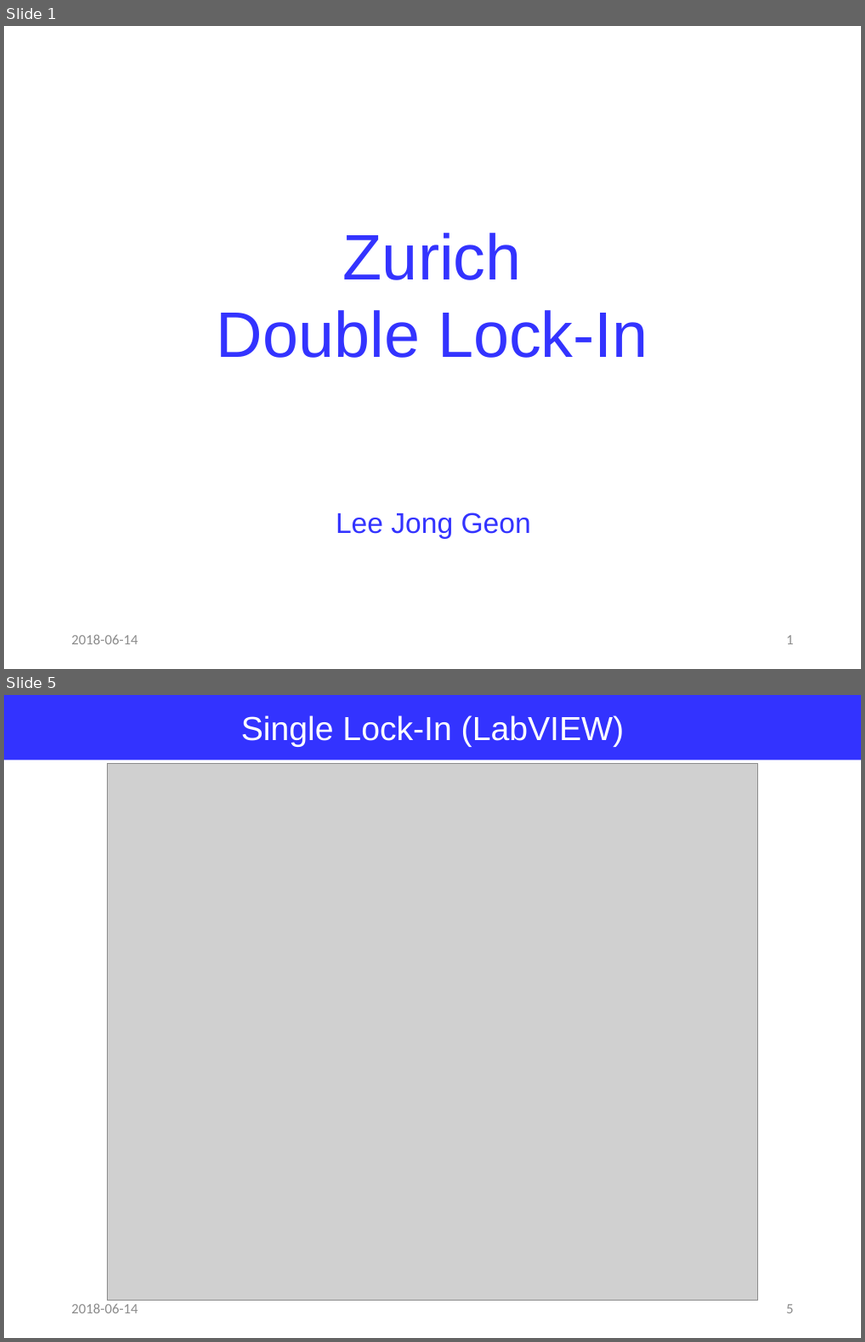
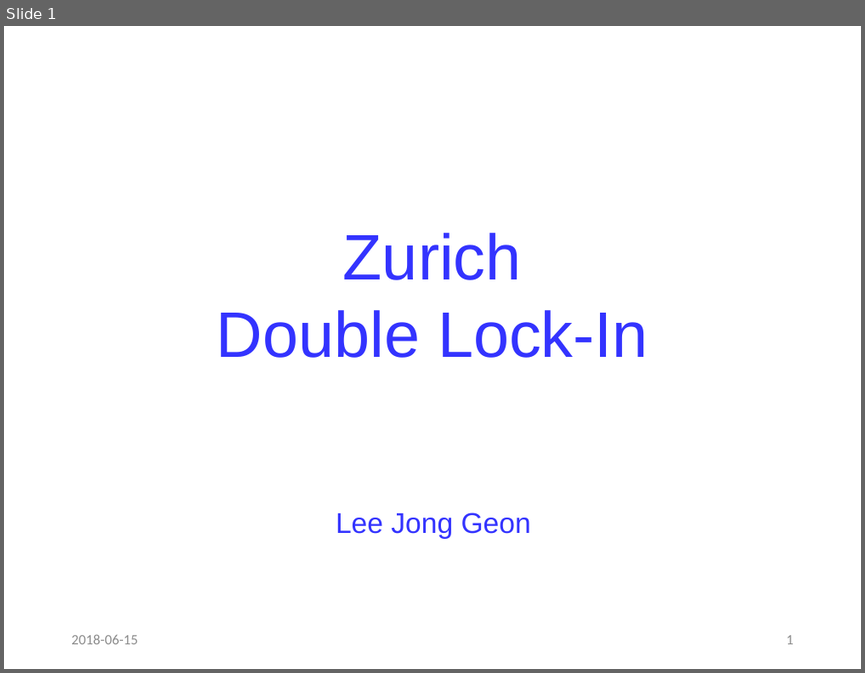
Before and after one commit to jglee96/NBTP_Lab, a slide deck: 랩미팅/201806/180614 Zurich Lock-In(Jong).pptx. Shown one above the other, each under a label of ours: slides 1 and 5 before the commit, slide 1 after it; the slides between them are not shown. The pictures are 865x1342 and 865x673 pixels, drawn with LibreOffice and Linux fonts; fonts in the diff are those of the drawing; grey boxes stand for pictures. Boxes give left, top, right and bottom in pixels: in the first picture for what was removed or moved away, otherwise in the second. Text is boxed around its words. In the diff, an @@ line names an element or a change of style, - is before the commit and + after.

```diff
--- a/랩미팅/201806/180614 Zurich Lock-In(Jong).pptx
+++ b/랩미팅/201806/180614 Zurich Lock-In(Jong).pptx
@@ slide 5 removed at (4, 695, 861, 1338), background #FFFFFF @@
@@ rectangle removed at (4, 695, 861, 760) @@
-Single Lock-In (LabVIEW)
@@ picture removed at (107, 764, 758, 1300) @@
@@ text removed at (71, 1303, 137, 1313) @@
-2018-06-14
@@ page number removed at (786, 1304, 793, 1313) @@
-5
@@ slide 1 changed as well @@
@@ text at (71, 634, 137, 644): text changed @@
-2018-06-14
+2018-06-15
```
Also in this commit, not shown: 3 other slides changed, 2 slides added, 4 other slides removed.
